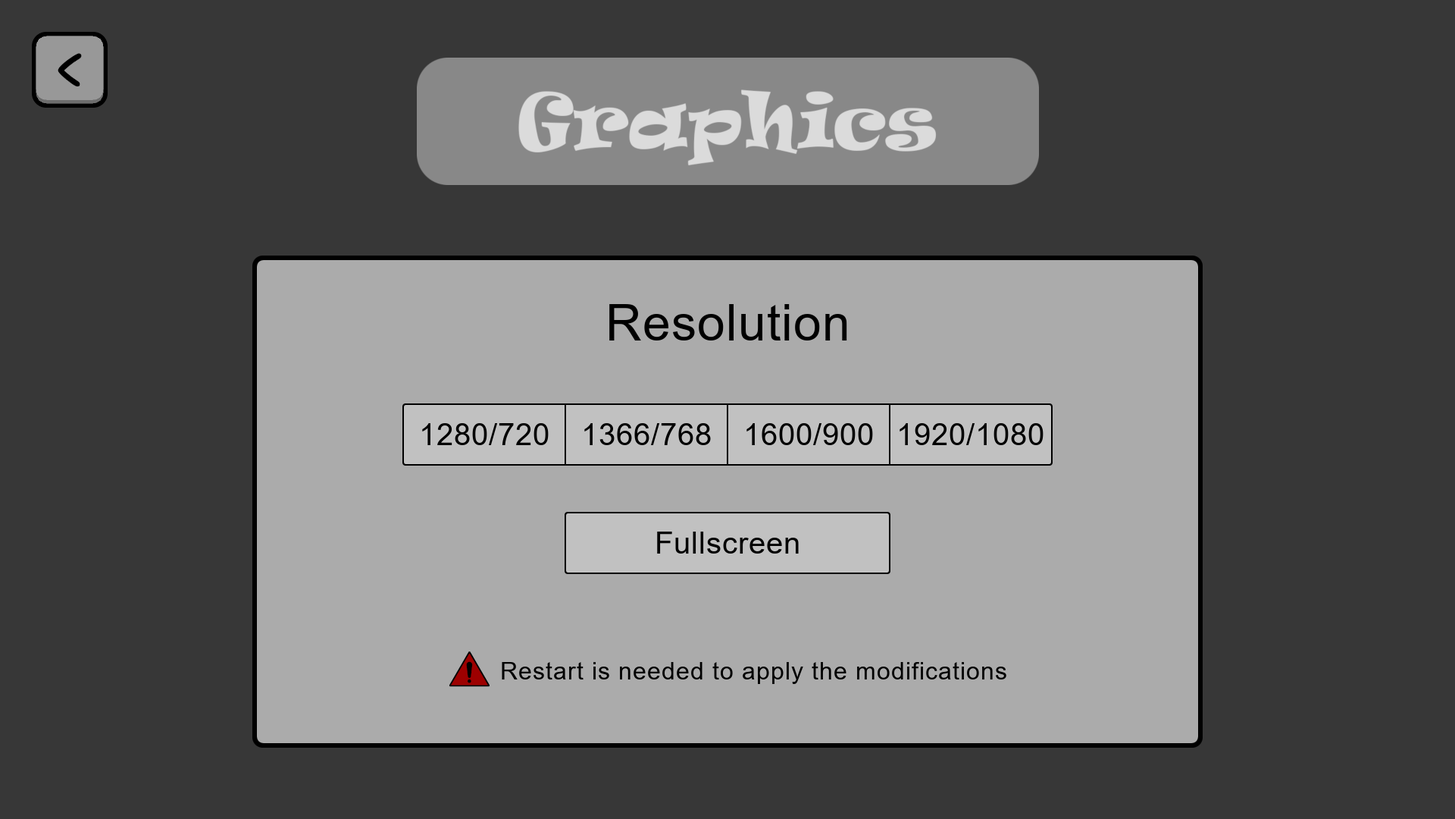
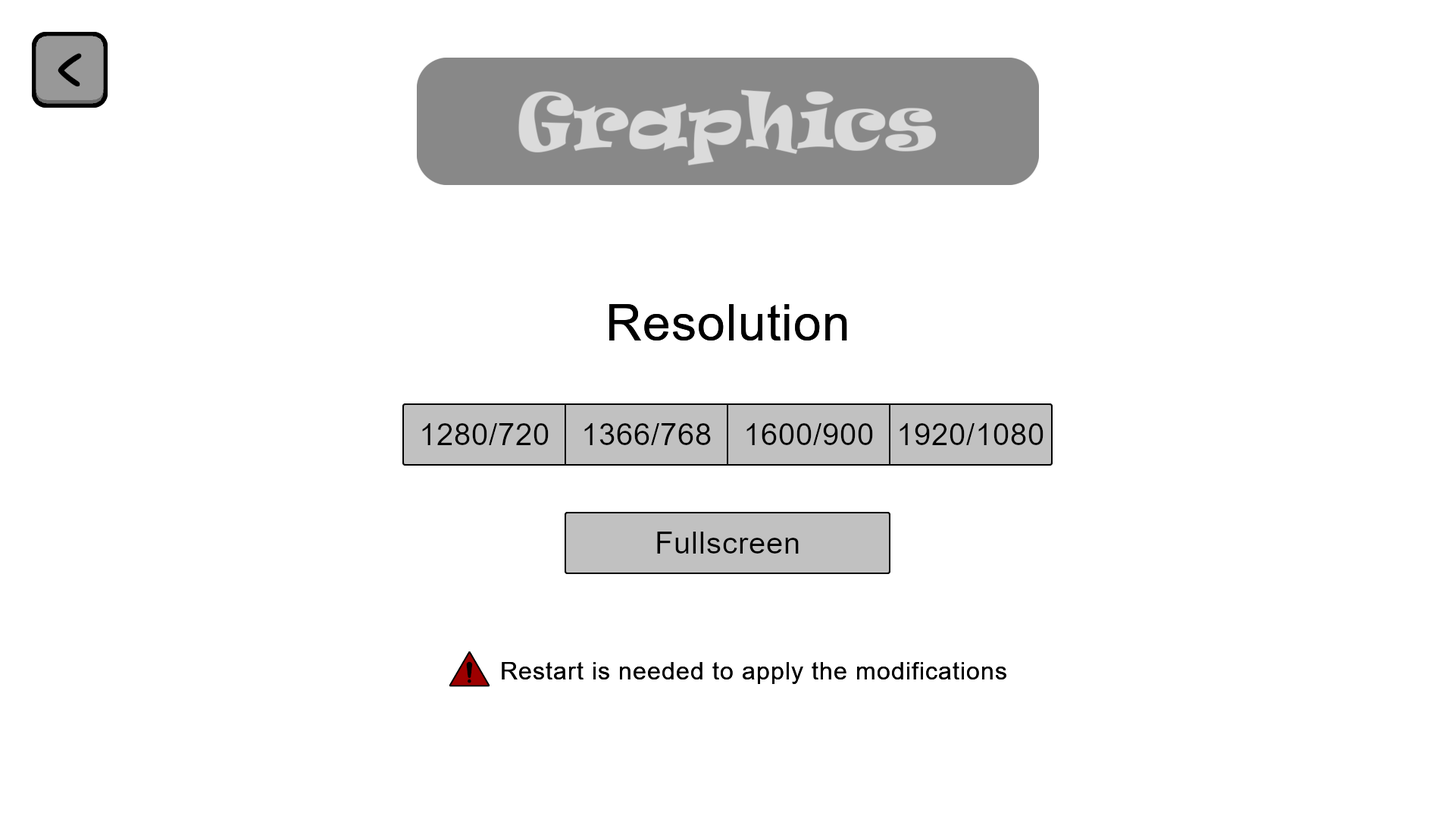
Layered file, before and after one edit (w=1455, h=819). Changes by layer:
added layer "Visible" above "warning" over 31, 31, 1053, 687
showed "clair #4" over 564, 511, 891, 574
hid "fonce #4" over 564, 511, 891, 574
showed "clair #3" over 402, 403, 549, 466
hid "fonce #3" over 402, 403, 549, 466
showed "clair #1" over 584, 422, 711, 445
hid "fonce #1" over 584, 422, 711, 445
showed "clair" over 746, 422, 874, 445
hid "fonce" over 746, 422, 874, 445
showed "clair #2" over 899, 403, 1053, 466
hid "fonce #2" over 899, 403, 1053, 466
hid group "cadre" (2 layers) over 252, 255, 1203, 748
hid "Arrière-plan" over 0, 0, 1455, 819
